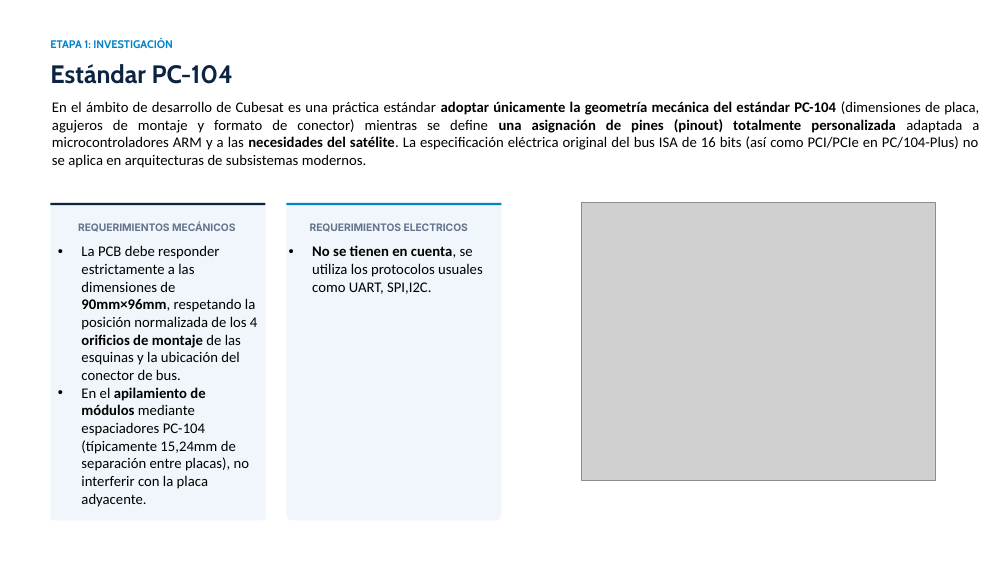
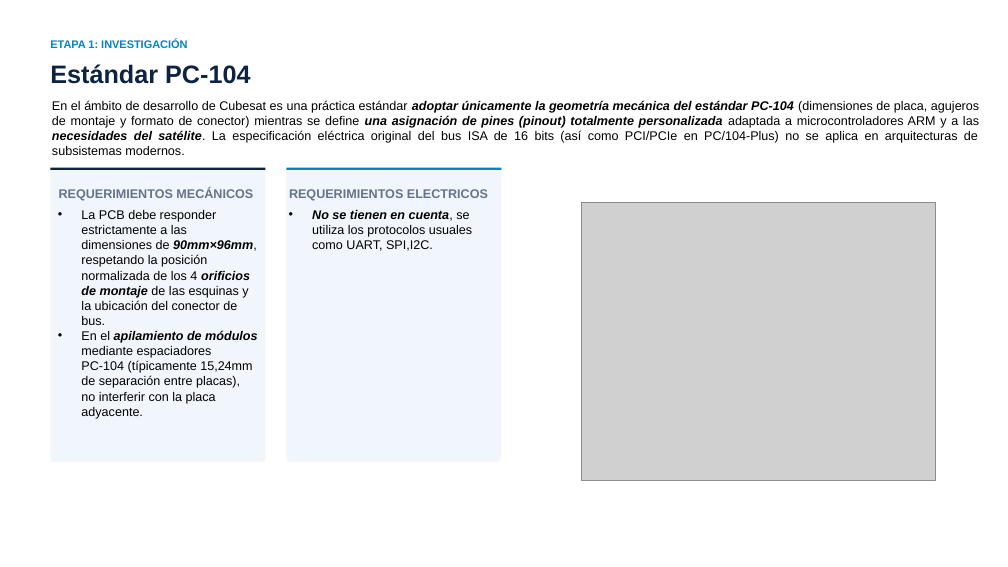
Before and after one commit to marian1911/CUBESAT_Transponder, a slide deck: slide 11 of PI/Presentacion/Presentación de Tesis - Transponder CubeSat.pptx. Drawn at 1008x567 pixels with LibreOffice and Linux fonts; fonts in the diff are those of the drawing; grey boxes stand for pictures. Boxes give left, top, right and bottom in pixels: in the first picture for what was removed or moved away, otherwise in the second. Text is boxed around its words. In the diff, an @@ line names an element or a change of style, - is before the commit and + after.

```diff
--- a/PI/Presentacion/Presentación de Tesis - Transponder CubeSat.pptx
+++ b/PI/Presentacion/Presentación de Tesis - Transponder CubeSat.pptx
@@ text "ETAPA 1: INVESTIGACIÓN" at (50, 40, 187, 48): font Cabin to Arial @@
@@ text "Estándar PC-104" at (50, 64, 250, 84): font Cabin to Arial @@
@@ text "En el ámbito de desarrollo ..." at (52, 100, 979, 155): size 14 to 12 pt, font Calibri to Arial; italic on in "adoptar únicamente la geometría mecánica del estándar ..." @@
@@ rectangle: place and size @@
-rectangle at (51, 203, 265, 205)
+rectangle at (51, 168, 265, 170)
@@ rounded rectangle: place and size @@
-rounded rectangle at (51, 203, 265, 520)
+rounded rectangle at (51, 168, 265, 463)
@@ rectangle: place and size @@
-rectangle at (287, 203, 501, 205)
+rectangle at (287, 168, 501, 170)
@@ rounded rectangle: place and size @@
-rounded rectangle at (287, 203, 501, 520)
+rounded rectangle at (287, 168, 501, 463)
@@ text "La PCB debe responder estrictamente ...": place and size @@
-text "La PCB debe responder estrictamente ..." at (81, 245, 257, 507)
+text "La PCB debe responder estrictamente ..." at (81, 210, 257, 419)
@@ text "La PCB debe responder estrictamente ..." at (81, 210, 257, 419): size 14 to 12 pt, font Calibri to Arial; italic on in "90mm×96mm, orificios de montaje", "apilamiento de módulos" @@
@@ text "REQUERIMIENTOS MECÁNICOS" at (59, 188, 253, 201): size 9.8 to 12 pt, font Inter to Arial @@
@@ text "REQUERIMIENTOS MECÁNICOS": place and size @@
-text "REQUERIMIENTOS MECÁNICOS" at (78, 222, 235, 232)
+text "REQUERIMIENTOS MECÁNICOS" at (59, 188, 253, 201)
@@ text "No se tienen en cuenta, ...": place and size @@
-text "No se tienen en cuenta, ..." at (312, 245, 483, 294)
+text "No se tienen en cuenta, ..." at (312, 210, 472, 251)
@@ text "No se tienen en cuenta, ..." at (312, 210, 472, 251): size 14 to 12 pt, font Calibri to Arial; italic on in "No se tienen en cuenta," @@
@@ text "REQUERIMIENTOS ELECTRICOS": place and size @@
-text "REQUERIMIENTOS ELECTRICOS" at (310, 223, 468, 232)
+text "REQUERIMIENTOS ELECTRICOS" at (289, 189, 488, 201)
@@ text "REQUERIMIENTOS ELECTRICOS" at (289, 189, 488, 201): size 9.8 to 12 pt, font Inter to Arial @@
```
Also in this commit, not shown: 31 other slides changed, 14 slides added, 4 slides removed, 16 other files.
